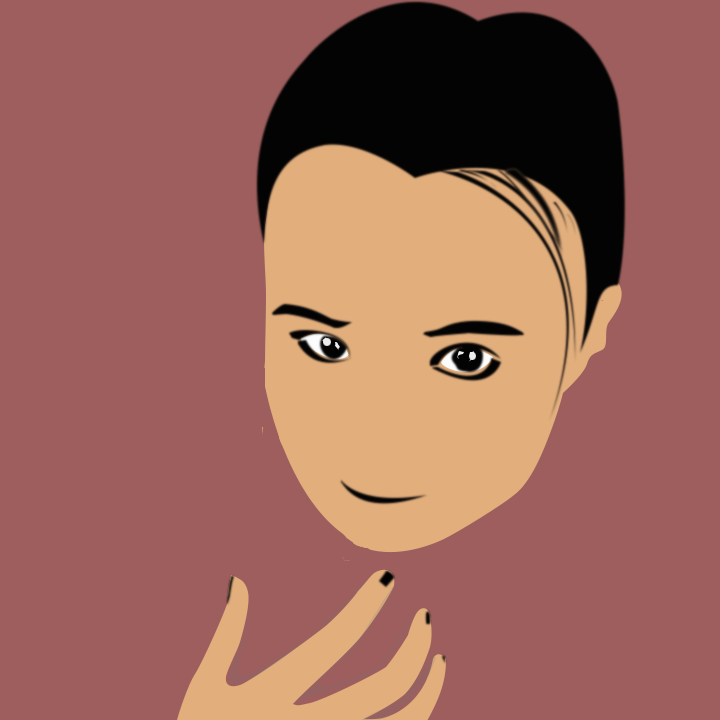
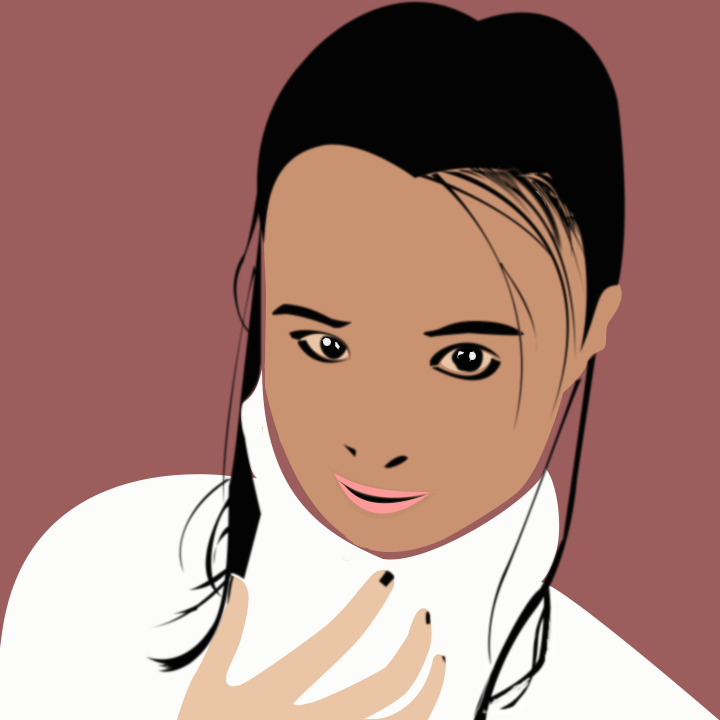
Layered file, before and after one edit (w=720, h=720). Changes by layer:
added layer "lip" above "eye" over [334, 473, 431, 514]
painted on "hair" over [495, 167, 552, 206]
painted on "black" over [144, 167, 596, 720]
"skin": opacity 100% → 67%, moved it above "shadow" over [0, 143, 719, 720]
"shadow": opacity 100% → 49%, blend normal → multiply, moved it above "white", painted on it over [0, 143, 719, 720]
painted on "white" over [0, 361, 719, 720]
